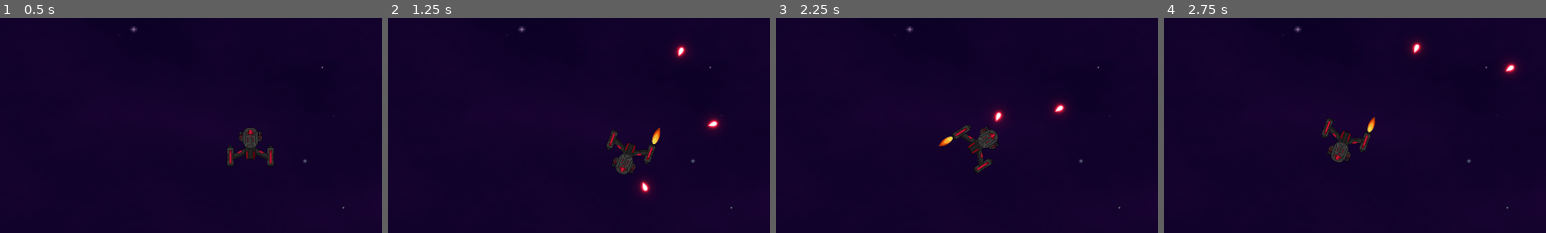
Above: before the commit, frames 1-4 (left to right).
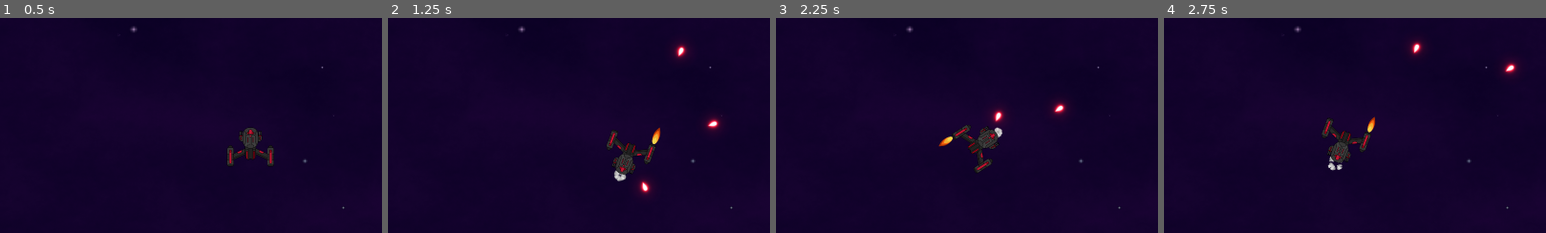
Above: after the commit, the same moments.

Repository: Akib306/Astroids_Arcade_Game
Game: Godot game, scene res://Root.tscn
Two runs of this game, one before a commit and one after it. Both use one fixed random seed, a clock stepped at 60 frames per second and the inputs below.
Inputs:
- Up to frame 1 (0.5 s): no input
- Up to frame 2 (1.25 s): tap Enter at 0.5 s; hold Right (ui_right) from 0.53 s (still down); tap Space (ui_select) at 0.6, 0.77, 1.07 s
- Up to frame 3 (2.25 s): release Right (ui_right) at 1.28 s; hold Left (ui_left) 1.28-2.03 s; tap Space (ui_select) at 1.35, 1.52, 1.82, 2.1 s; hold Right (ui_right) from 2.03 s (still down)
- Up to frame 4 (2.75 s): keep holding Right (ui_right)
The pictures show only the part of the screen within x 17-67%, y 20-70%; the shares and areas given below are measured in that part.

Frame 1 is identical in both runs. In frame 2, 0.1% of the frame differs, in the area x 59-63%, y 70-76%; in frame 3, less than 0.1%; in frame 4, 0.1%, in the area x 42-47%, y 64-72%.

Commit message:
Added feature: Player ship plays a shooting animation that has 1 frame.

Diff:
--- a/player.gd
+++ b/player.gd
@@ -10,6 +10,7 @@
 
 # Flag to track if the warp animation is playing
 var warp_animation_playing = false
+var shooting_animation_playing = false
 
 # Called when the node enters the scene tree for the first time.
 func _ready() -> void:
@@ -20,6 +21,11 @@
 	$WarpAnimation.visible = false
 	# Connect the animation_finished signal
 	$WarpAnimation.frame_changed.connect(_on_WarpAnimation_frame_changed)
+
+	$ShootingAnimation.visible = false
+	# Connect the animation_finished signal for shooting animation
+	$ShootingAnimation.frame_changed.connect(_on_ShootingAnimation_frame_changed)
+
 
 
 # Called every frame. 'delta' is the elapsed time since the previous frame.
@@ -75,6 +81,12 @@
 	# Apply recoil to the ship
 	var recoil = Vector2(0, bullet_recoil).rotated(rotation)
 	velocity += recoil
+
+	# Play the shooting animation
+	if not shooting_animation_playing:
+		shooting_animation_playing = true
+		$ShootingAnimation.visible = true
+		$ShootingAnimation.play("default")
 
 # Function to handle screen warping
 func handle_screen_warping() -> void:
@@ -133,3 +145,10 @@
 		warp_animation_playing = false
 		$WarpAnimation.visible = false
 		$WarpAnimation.stop()
+
+# Called when the shooting animation frame changes
+func _on_ShootingAnimation_frame_changed():
+	if $ShootingAnimation.frame == $ShootingAnimation.sprite_frames.get_frame_count($ShootingAnimation.animation) - 1:
+		shooting_animation_playing = false
+		$ShootingAnimation.visible = false
+		$ShootingAnimation.stop()
--- a/player.tscn
+++ b/player.tscn
@@ -1,10 +1,11 @@
-[gd_scene load_steps=90 format=3 uid="uid://dm3k8fek8io8h"]
+[gd_scene load_steps=108 format=3 uid="uid://dm3k8fek8io8h"]
 
 [ext_resource type="Script" path="res://player.gd" id="1_lb68p"]
 [ext_resource type="Texture2D" uid="uid://csp46ro050swk" path="res://Assets/Spaceship_RED.png" id="2_63nsr"]
 [ext_resource type="Texture2D" uid="uid://f6e5f0vowie" path="res://Assets/Flame_01.png" id="3_q3w25"]
 [ext_resource type="Texture2D" uid="uid://cqi3yq8ko7sxl" path="res://Assets/Flame_02.png" id="4_yn207"]
 [ext_resource type="Texture2D" uid="uid://ci07wtgxtt13o" path="res://Assets/warpAnimation.png" id="5_p112b"]
+[ext_resource type="Texture2D" uid="uid://dbqgffd25fc2o" path="res://Assets/shooting animation.png" id="6_ukyk3"]
 
 [sub_resource type="SpriteFrames" id="SpriteFrames_bhwyc"]
 animations = [{
@@ -602,6 +603,126 @@
 "speed": 81.0
 }]
 
+[sub_resource type="AtlasTexture" id="AtlasTexture_f01lr"]
+atlas = ExtResource("6_ukyk3")
+region = Rect2(0, 0, 32, 32)
+
+[sub_resource type="AtlasTexture" id="AtlasTexture_mgxai"]
+atlas = ExtResource("6_ukyk3")
+region = Rect2(32, 0, 32, 32)
+
+[sub_resource type="AtlasTexture" id="AtlasTexture_ebcwk"]
+atlas = ExtResource("6_ukyk3")
+region = Rect2(64, 0, 32, 32)
+
+[sub_resource type="AtlasTexture" id="AtlasTexture_xd51d"]
+atlas = ExtResource("6_ukyk3")
+region = Rect2(96, 0, 32, 32)
+
+[sub_resource type="AtlasTexture" id="AtlasTexture_va3ar"]
+atlas = ExtResource("6_ukyk3")
+region = Rect2(0, 32, 32, 32)
+
+[sub_resource type="AtlasTexture" id="AtlasTexture_logy6"]
+atlas = ExtResource("6_ukyk3")
+region = Rect2(32, 32, 32, 32)
+
+[sub_resource type="AtlasTexture" id="AtlasTexture_ho425"]
+atlas = ExtResource("6_ukyk3")
+region = Rect2(64, 32, 32, 32)
+
+[sub_resource type="AtlasTexture" id="AtlasTexture_dlsw0"]
+atlas = ExtResource("6_ukyk3")
+region = Rect2(96, 32, 32, 32)
+
+[sub_resource type="AtlasTexture" id="AtlasTexture_ym3uf"]
+atlas = ExtResource("6_ukyk3")
+region = Rect2(0, 64, 32, 32)
+
+[sub_resource type="AtlasTexture" id="AtlasTexture_3wxve"]
+atlas = ExtResource("6_ukyk3")
+region = Rect2(32, 64, 32, 32)
+
+[sub_resource type="AtlasTexture" id="AtlasTexture_w887x"]
+atlas = ExtResource("6_ukyk3")
+region = Rect2(64, 64, 32, 32)
+
+[sub_resource type="AtlasTexture" id="AtlasTexture_wrm4y"]
+atlas = ExtResource("6_ukyk3")
+region = Rect2(96, 64, 32, 32)
+
+[sub_resource type="AtlasTexture" id="AtlasTexture_w0vl1"]
+atlas = ExtResource("6_ukyk3")
+region = Rect2(0, 96, 32, 32)
+
+[sub_resource type="AtlasTexture" id="AtlasTexture_ifjqr"]
+atlas = ExtResource("6_ukyk3")
+region = Rect2(32, 96, 32, 32)
+
+[sub_resource type="AtlasTexture" id="AtlasTexture_4uvak"]
+atlas = ExtResource("6_ukyk3")
+region = Rect2(64, 96, 32, 32)
+
+[sub_resource type="AtlasTexture" id="AtlasTexture_t2751"]
+atlas = ExtResource("6_ukyk3")
+region = Rect2(96, 96, 32, 32)
+
+[sub_resource type="SpriteFrames" id="SpriteFrames_rgrg4"]
+animations = [{
+"frames": [{
+"duration": 1.0,
+"texture": SubResource("AtlasTexture_f01lr")
+}, {
+"duration": 1.0,
+"texture": SubResource("AtlasTexture_mgxai")
+}, {
+"duration": 1.0,
+"texture": SubResource("AtlasTexture_ebcwk")
+}, {
+"duration": 1.0,
+"texture": SubResource("AtlasTexture_xd51d")
+}, {
+"duration": 1.0,
+"texture": SubResource("AtlasTexture_va3ar")
+}, {
+"duration": 1.0,
+"texture": SubResource("AtlasTexture_logy6")
+}, {
+"duration": 1.0,
+"texture": SubResource("AtlasTexture_ho425")
+}, {
+"duration": 1.0,
+"texture": SubResource("AtlasTexture_dlsw0")
+}, {
+"duration": 1.0,
+"texture": SubResource("AtlasTexture_ym3uf")
+}, {
+"duration": 1.0,
+"texture": SubResource("AtlasTexture_3wxve")
+}, {
+"duration": 1.0,
+"texture": SubResource("AtlasTexture_w887x")
+}, {
+"duration": 1.0,
+"texture": SubResource("AtlasTexture_wrm4y")
+}, {
+"duration": 1.0,
+"texture": SubResource("AtlasTexture_w0vl1")
+}, {
+"duration": 1.0,
+"texture": SubResource("AtlasTexture_ifjqr")
+}, {
+"duration": 1.0,
+"texture": SubResource("AtlasTexture_4uvak")
+}, {
+"duration": 1.0,
+"texture": SubResource("AtlasTexture_t2751")
+}],
+"loop": true,
+"name": &"default",
+"speed": 15.0
+}]
+
 [node name="Player" type="Node2D"]
 script = ExtResource("1_lb68p")
 
@@ -631,3 +752,9 @@
 position = Vector2(4.76837e-07, 0)
 scale = Vector2(2.74047, 2.77591)
 sprite_frames = SubResource("SpriteFrames_14r10")
+
+[node name="ShootingAnimation" type="AnimatedSprite2D" parent="."]
+z_index = -1
+position = Vector2(1.42109e-14, -71)
+scale = Vector2(1.71875, 1.65625)
+sprite_frames = SubResource("SpriteFrames_rgrg4")
Binary file added: Assets/shooting animation.png
Not shown, added: Assets/shooting animation.png.import
Not shown, changed: .DS_Store
